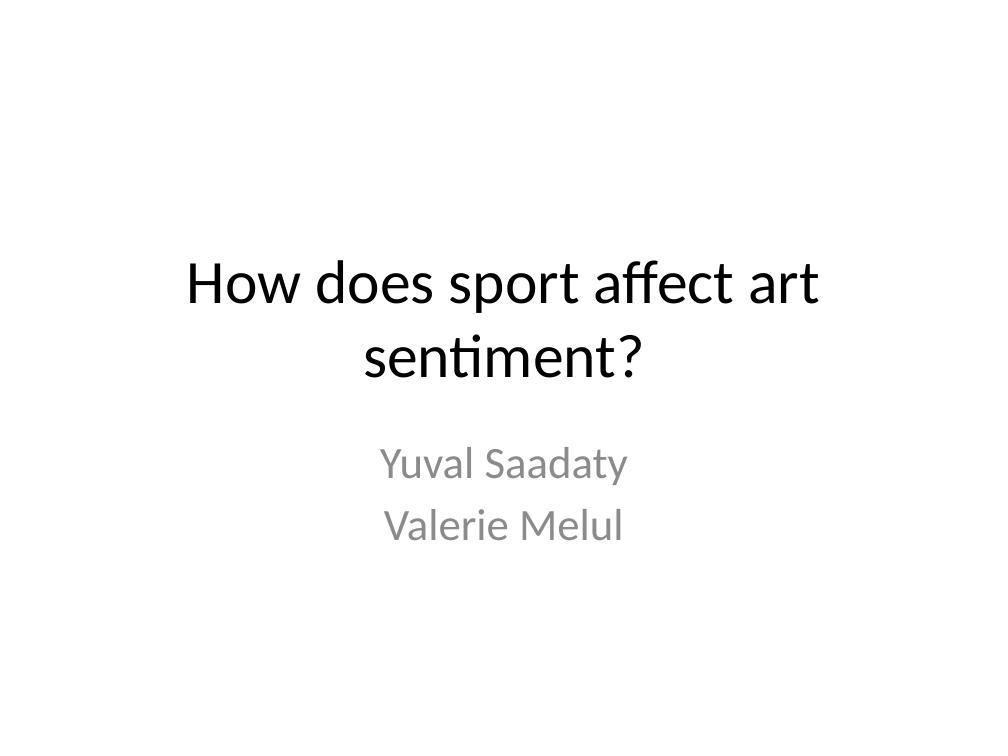
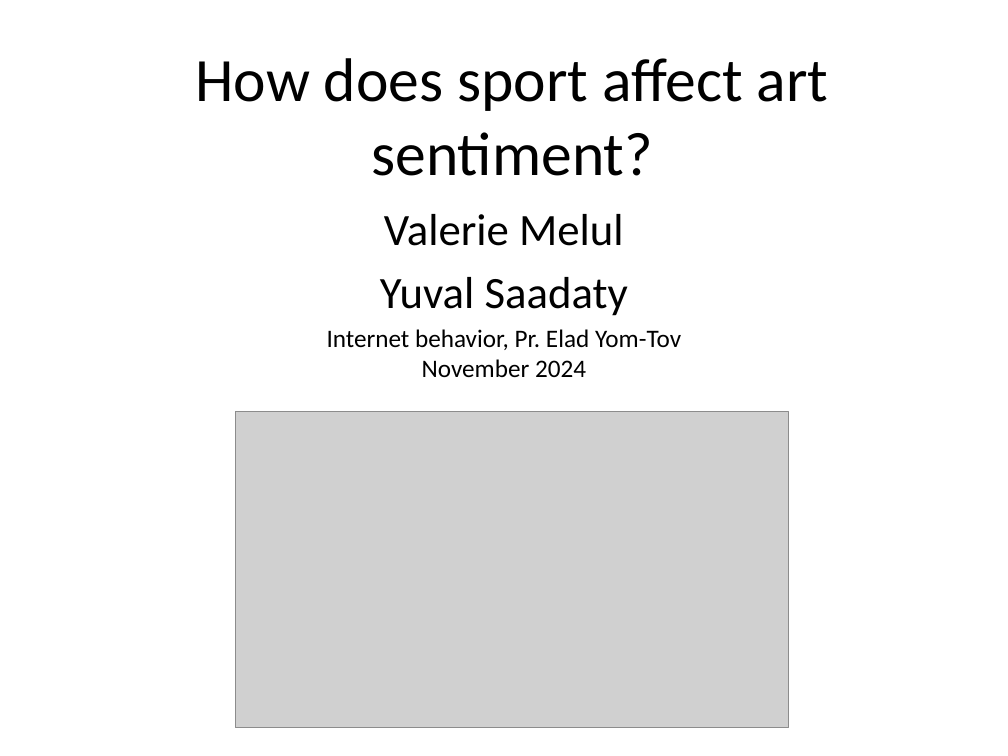
Before and after one commit to ValeMel/ArtSport, a slide deck: slide 1 of socialBehavior.pptx. Drawn at 1008x756 pixels with LibreOffice and Linux fonts; fonts in the diff are those of the drawing; grey boxes stand for pictures. Boxes give left, top, right and bottom in pixels: in the first picture for what was removed or moved away, otherwise in the second. Text is boxed around its words. In the diff, an @@ line names an element or a change of style, - is before the commit and + after.

```diff
--- a/socialBehavior.pptx
+++ b/socialBehavior.pptx
@@ title "How does sport affect art ..." moved from (x1=187, y1=260, x2=820, y2=378) to (x1=195, y1=58, x2=829, y2=176) @@
@@ subtitle "Valerie Melul" moved from (x1=380, y1=447, x2=628, y2=540) to (x1=380, y1=214, x2=628, y2=316) @@
@@ subtitle at (x1=384, y1=214, x2=624, y2=246): paragraph added @@
+Valerie Melul
@@ subtitle at (x1=380, y1=277, x2=628, y2=316): text colour #8C8C8C to #000000 in "Yuval Saadaty" @@
@@ text added at (x1=327, y1=329, x2=681, y2=377), 18 pt, text #000000 @@
+Internet behavior, Pr. Elad Yom-Tov
+November 2024
@@ picture added at (x1=235, y1=411, x2=788, y2=728) @@
@@ subtitle at (x1=384, y1=509, x2=624, y2=540): paragraph removed @@
-Valerie Melul
```
Also in this commit, not shown: 4 other slides changed, 3 slides added.
